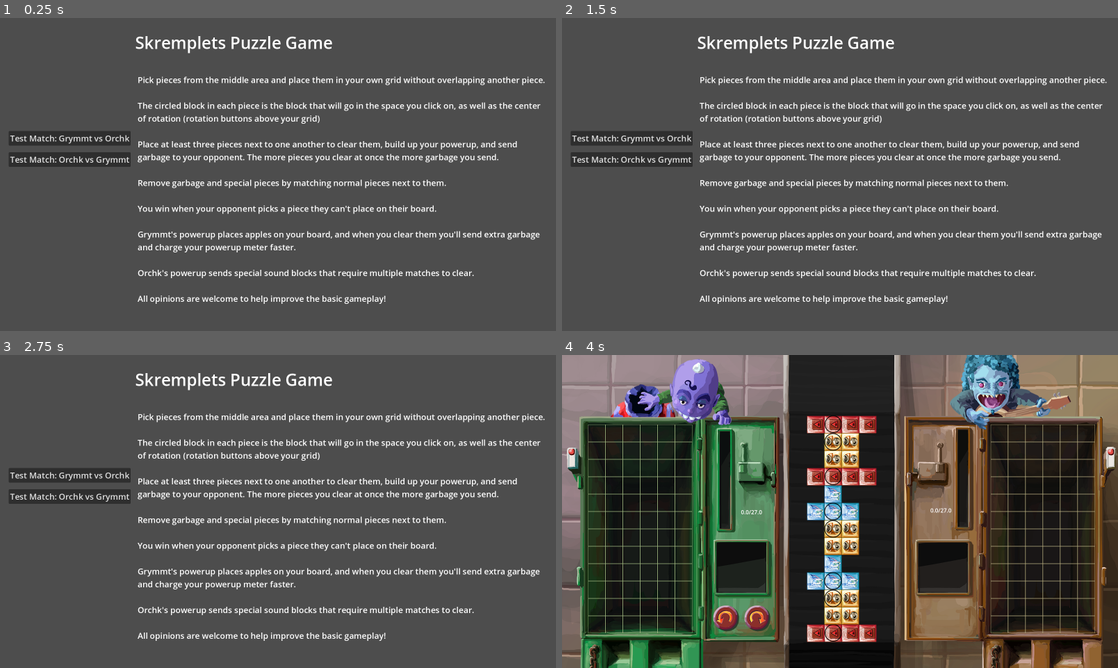
Above: before the commit, frames 1-4 (two rows, left to right).
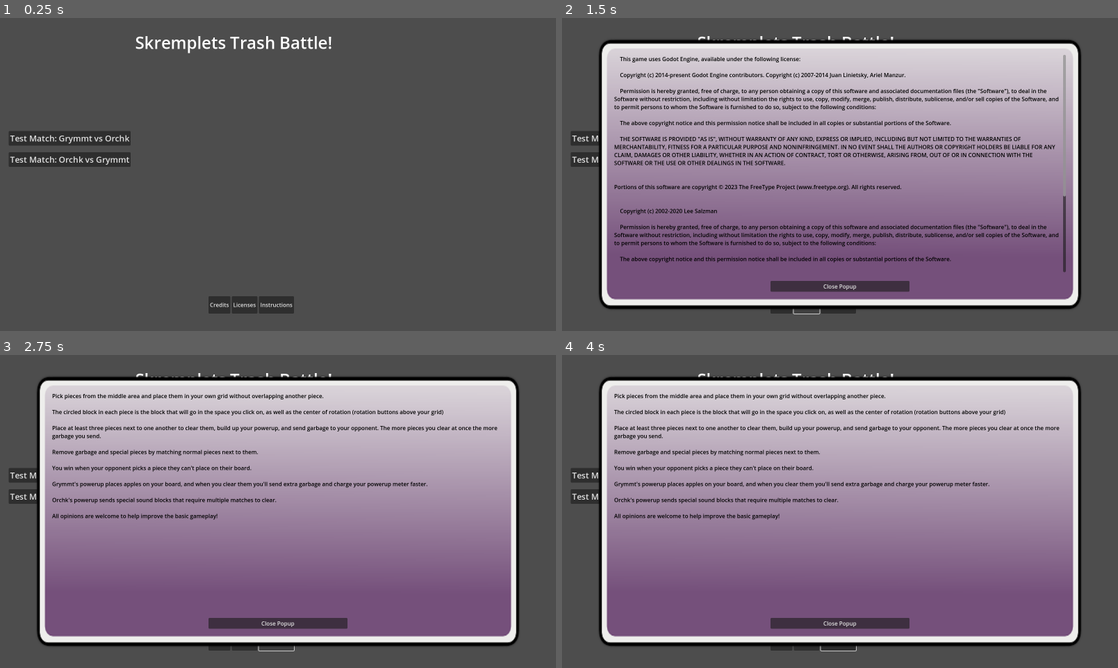
Above: after the commit, the same moments.

Repository: VincentBorchardt/Skremplets-Puzzle-Game-RPJ-2025
Game: Godot game, scene res://scenes/title_screen.tscn
Two runs of this game, one before a commit and one after it. Both use one fixed random seed, a clock stepped at 60 frames per second and the inputs below.
Inputs (mouse positions are in pixels of both pictures, inside the frame that each line leads up to):
- Up to frame 1 (0.25 s): no input
- Up to frame 2 (1.5 s): click (778, 305) at 0.5 s, where only the run after the commit has a clickable "Credits"; click (806, 305) at 1.25 s, where only the run after the commit has a clickable "Licenses"
- Up to frame 3 (2.75 s): click (278, 642) at 2 s, where only the run after the commit has a clickable "Instructions"
- Up to frame 4 (4 s): click "Test Match: Grymmt vs Orchk" at 2.75 s; click (756, 617) at 3.52 s

The runs differ from the first frame. In frame 1, 7.0% of the frame differs, in the area x 24-98%, y 5-95%; in frame 2, 72%; in frame 3, 73%; in frame 4, 97%, in the area x 0-100%, y 0-100%.

Commit message:
Lots of title screen stuff
Copied over the bottom bar stuff from last year and updated/removed stuff that wasn't relevant.

Diff:
--- a/scenes/title_screen.tscn
+++ b/scenes/title_screen.tscn
@@ -6,6 +6,7 @@
 [ext_resource type="PackedScene" uid="uid://bgdtshogglm73" path="res://scenes/play_scene_test.tscn" id="3_s4lrb"]
 [ext_resource type="Resource" uid="uid://bcn78eat0j8f5" path="res://resources/level_infos/test_scene_2.tres" id="5_e54dn"]
 [ext_resource type="PackedScene" uid="uid://qykbik8pybjh" path="res://scenes/generic_play_scene.tscn" id="6_3yumr"]
+[ext_resource type="PackedScene" uid="uid://035l8y7rph61" path="res://scenes/title_screen_popup.tscn" id="7_3yumr"]
 
 [sub_resource type="LabelSettings" id="LabelSettings_s4lrb"]
 font_size = 48
@@ -45,7 +46,7 @@
 offset_top = 37.0
 offset_right = 958.0
 offset_bottom = 104.0
-text = "Skremplets Puzzle Game"
+text = "Skremplets Trash Battle!"
 label_settings = SubResource("LabelSettings_s4lrb")
 
 [node name="InstructionsLabel" type="Label" parent="."]
@@ -53,25 +54,36 @@
 offset_top = 161.0
 offset_right = 1575.0
 offset_bottom = 843.0
-text = "Pick pieces from the middle area and place them in your own grid without overlapping another piece.
-
-The circled block in each piece is the block that will go in the space you click on, as well as the center of rotation (rotation buttons above your grid)
-
-Place at least three pieces next to one another to clear them, build up your powerup, and send garbage to your opponent. The more pieces you clear at once the more garbage you send.
-
-Remove garbage and special pieces by matching normal pieces next to them.
-
-You win when your opponent picks a piece they can't place on their board.
-
-Grymmt's powerup places apples on your board, and when you clear them you'll send extra garbage and charge your powerup meter faster.
-
-Orchk's powerup sends special sound blocks that require multiple matches to clear.
-
-All opinions are welcome to help improve the basic gameplay!"
 label_settings = SubResource("LabelSettings_mgrm8")
 autowrap_mode = 3
+
+[node name="TitleScreenBottomBox" type="HBoxContainer" parent="."]
+offset_left = 600.0
+offset_top = 800.0
+offset_right = 1550.0
+offset_bottom = 850.0
+
+[node name="CreditsButton" type="Button" parent="TitleScreenBottomBox"]
+layout_mode = 2
+text = "Credits"
+
+[node name="LicensesButton" type="Button" parent="TitleScreenBottomBox"]
+layout_mode = 2
+text = "Licenses"
+
+[node name="InstructionsButton" type="Button" parent="TitleScreenBottomBox"]
+layout_mode = 2
+text = "Instructions"
+
+[node name="TitleScreenPopup" parent="." instance=ExtResource("7_3yumr")]
+visible = false
+offset = Vector2(100, 56)
+transform = Transform2D(1, 0, 0, 1, 100, 56)
 
 [connection signal="pressed" from="Test1Button" to="Test1Button" method="_on_pressed"]
 [connection signal="pressed_with_scene" from="Test1Button" to="." method="_on_scene_button_pressed_with_scene"]
 [connection signal="pressed" from="Test2Button" to="Test2Button" method="_on_pressed"]
 [connection signal="pressed_with_scene" from="Test2Button" to="." method="_on_scene_button_pressed_with_scene"]
+[connection signal="pressed" from="TitleScreenBottomBox/CreditsButton" to="." method="_on_credits_button_pressed"]
+[connection signal="pressed" from="TitleScreenBottomBox/LicensesButton" to="." method="_on_licenses_button_pressed"]
+[connection signal="pressed" from="TitleScreenBottomBox/InstructionsButton" to="." method="_on_instructions_button_pressed"]
--- /dev/null
+++ b/scenes/title_screen_popup.tscn
@@ -0,0 +1,105 @@
+[gd_scene load_steps=3 format=3 uid="uid://035l8y7rph61"]
+
+[ext_resource type="Script" uid="uid://cfdfjv46tbqtp" path="res://scripts/title_screen_popup.gd" id="1_ute57"]
+[ext_resource type="Texture2D" uid="uid://civkyeql5mvul" path="res://assets/title_popup_background_framed.png" id="2_hwa3h"]
+
+[node name="TitleScreenPopup" type="CanvasLayer"]
+script = ExtResource("1_ute57")
+
+[node name="Background" type="Sprite2D" parent="."]
+position = Vector2(700, 394)
+texture = ExtResource("2_hwa3h")
+
+[node name="CreditsLabel" type="RichTextLabel" parent="."]
+visible = false
+offset_left = 50.0
+offset_top = 50.0
+offset_right = 1350.0
+offset_bottom = 675.0
+theme_override_colors/default_color = Color(0, 0, 0, 1)
+text = "Credits and Sources:
+
+Kyle and Robot Party Chat: Setting and Character Ideas
+
+EdwinDamen: Play Scene graphics, backgrounds, lots of other graphics
+
+LittleKittenBit: Full Character Portraits, Character Select Screen Portraits
+
+"
+
+[node name="LicensesLabel" type="RichTextLabel" parent="."]
+visible = false
+offset_left = 50.0
+offset_top = 50.0
+offset_right = 1350.0
+offset_bottom = 675.0
+theme_override_colors/default_color = Color(0, 0, 0, 1)
+text = "    This game uses Godot Engine, available under the following license:
+
+    Copyright (c) 2014-present Godot Engine contributors. Copyright (c) 2007-2014 Juan Linietsky, Ariel Manzur.
+
+    Permission is hereby granted, free of charge, to any person obtaining a copy of this software and associated documentation files (the \"Software\"), to deal in the Software without restriction, including without limitation the rights to use, copy, modify, merge, publish, distribute, sublicense, and/or sell copies of the Software, and to permit persons to whom the Software is furnished to do so, subject to the following conditions:
+
+    The above copyright notice and this permission notice shall be included in all copies or substantial portions of the Software.
+
+    THE SOFTWARE IS PROVIDED \"AS IS\", WITHOUT WARRANTY OF ANY KIND, EXPRESS OR IMPLIED, INCLUDING BUT NOT LIMITED TO THE WARRANTIES OF MERCHANTABILITY, FITNESS FOR A PARTICULAR PURPOSE AND NONINFRINGEMENT. IN NO EVENT SHALL THE AUTHORS OR COPYRIGHT HOLDERS BE LIABLE FOR ANY CLAIM, DAMAGES OR OTHER LIABILITY, WHETHER IN AN ACTION OF CONTRACT, TORT OR OTHERWISE, ARISING FROM, OUT OF OR IN CONNECTION WITH THE SOFTWARE OR THE USE OR OTHER DEALINGS IN THE SOFTWARE.
+
+
+Portions of this software are copyright © 2023 The FreeType Project (www.freetype.org). All rights reserved.
+
+
+    Copyright (c) 2002-2020 Lee Salzman
+
+    Permission is hereby granted, free of charge, to any person obtaining a copy of this software and associated documentation files (the \"Software\"), to deal in the Software without restriction, including without limitation the rights to use, copy, modify, merge, publish, distribute, sublicense, and/or sell copies of the Software, and to permit persons to whom the Software is furnished to do so, subject to the following conditions:
+
+    The above copyright notice and this permission notice shall be included in all copies or substantial portions of the Software.
+
+    THE SOFTWARE IS PROVIDED \"AS IS\", WITHOUT WARRANTY OF ANY KIND, EXPRESS OR IMPLIED, INCLUDING BUT NOT LIMITED TO THE WARRANTIES OF MERCHANTABILITY, FITNESS FOR A PARTICULAR PURPOSE AND NONINFRINGEMENT. IN NO EVENT SHALL THE AUTHORS OR COPYRIGHT HOLDERS BE LIABLE FOR ANY CLAIM, DAMAGES OR OTHER LIABILITY, WHETHER IN AN ACTION OF CONTRACT, TORT OR OTHERWISE, ARISING FROM, OUT OF OR IN CONNECTION WITH THE SOFTWARE OR THE USE OR OTHER DEALINGS IN THE SOFTWARE.
+
+
+    Copyright The Mbed TLS Contributors
+
+    Licensed under the Apache License, Version 2.0 (the \"License\"); you may not use this file except in compliance with the License. You may obtain a copy of the License at
+
+    http://www.apache.org/licenses/LICENSE-2.0
+
+    Unless required by applicable law or agreed to in writing, software distributed under the License is distributed on an \"AS IS\" BASIS, WITHOUT WARRANTIES OR CONDITIONS OF ANY KIND, either express or implied. See the License for the specific language governing permissions and limitations under the License.
+"
+
+[node name="InstructionsLabel" type="RichTextLabel" parent="."]
+visible = false
+offset_left = 50.0
+offset_top = 50.0
+offset_right = 1350.0
+offset_bottom = 675.0
+theme_override_colors/default_color = Color(0, 0, 0, 1)
+text = "Pick pieces from the middle area and place them in your own grid without overlapping another piece.
+
+The circled block in each piece is the block that will go in the space you click on, as well as the center of rotation (rotation buttons above your grid)
+
+Place at least three pieces next to one another to clear them, build up your powerup, and send garbage to your opponent. The more pieces you clear at once the more garbage you send.
+
+Remove garbage and special pieces by matching normal pieces next to them.
+
+You win when your opponent picks a piece they can't place on their board.
+
+Grymmt's powerup places apples on your board, and when you clear them you'll send extra garbage and charge your powerup meter faster.
+
+Orchk's powerup sends special sound blocks that require multiple matches to clear.
+
+All opinions are welcome to help improve the basic gameplay!"
+
+[node name="OptionsBox" type="VBoxContainer" parent="."]
+offset_left = 500.0
+offset_top = 50.0
+offset_right = 900.0
+offset_bottom = 700.0
+
+[node name="CloseButton" type="Button" parent="."]
+offset_left = 500.0
+offset_top = 700.0
+offset_right = 900.0
+offset_bottom = 731.0
+text = "Close Popup"
+
+[connection signal="pressed" from="CloseButton" to="." method="_on_close_button_pressed"]
--- a/scripts/title_screen.gd
+++ b/scripts/title_screen.gd
@@ -1,5 +1,17 @@
 extends Node2D
 
+@onready var popup = $TitleScreenPopup
 
 func _on_scene_button_pressed_with_scene(scene: Variant) -> void:
 	get_tree().change_scene_to_packed(scene)
+
+func _on_credits_button_pressed():
+	popup.show_credits()
+
+
+func _on_licenses_button_pressed():
+	popup.show_licenses()
+
+
+func _on_instructions_button_pressed():
+	popup.show_instructions()
--- /dev/null
+++ b/scripts/title_screen_popup.gd
@@ -0,0 +1,47 @@
+extends CanvasLayer
+
+@onready var credits_label = $CreditsLabel
+@onready var licenses_label = $LicensesLabel
+@onready var instructions_label = $InstructionsLabel
+@onready var options_box = $OptionsBox
+
+
+# Called when the node enters the scene tree for the first time.
+func _ready():
+	pass
+
+
+# Called every frame. 'delta' is the elapsed time since the previous frame.
+func _process(delta):
+	pass
+
+func close_popup():
+	credits_label.visible = false
+	licenses_label.visible = false
+	instructions_label.visible = false
+	options_box.visible = false
+	self.visible = false
+
+func show_credits():
+	close_popup()
+	credits_label.visible = true
+	self.visible = true
+
+func show_licenses():
+	close_popup()
+	licenses_label.visible = true
+	self.visible = true
+
+func show_instructions():
+	close_popup()
+	instructions_label.visible = true
+	self.visible = true
+
+func show_options():
+	close_popup()
+	options_box.visible = true
+	self.visible = true
+
+
+func _on_close_button_pressed():
+	close_popup()
Not shown: 1 places in scenes/title_screen.tscn that only renumber resources
Not shown, added: scripts/title_screen_popup.gd.uid
